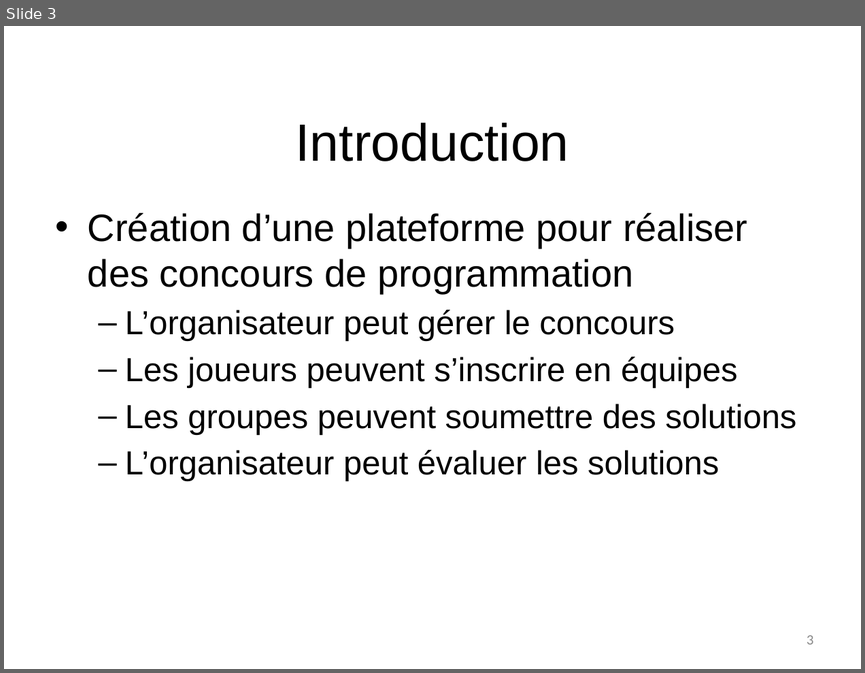
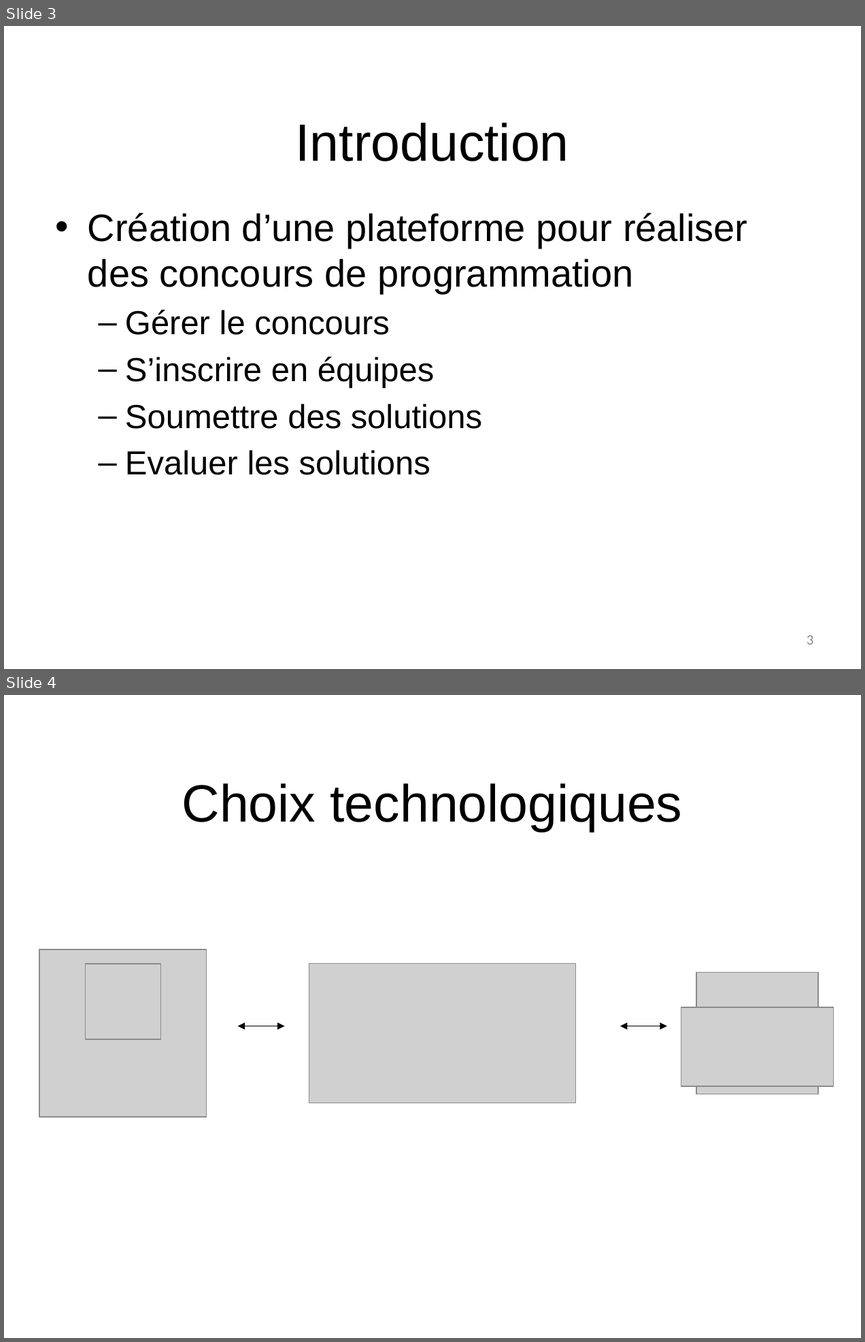
Before and after one commit to NicolasFuchs/Hashcode, a slide deck: Presentation/G6_presentation_intermediaire_fuchs_butty_rial.pptx. Shown one above the other, each under a label of ours: slide 3 before the commit, slides 3 and 4 after it. The pictures are 865x673 and 865x1342 pixels, drawn with LibreOffice and Linux fonts; fonts in the diff are those of the drawing; grey boxes stand for pictures; background and template pictures are left out. Boxes give left, top, right and bottom in pixels: in the first picture for what was removed or moved away, otherwise in the second. Text is boxed around its words. In the diff, an @@ line names an element or a change of style, - is before the commit and + after.

```diff
--- a/Presentation/G6_presentation_intermediaire_fuchs_butty_rial.pptx
+++ b/Presentation/G6_presentation_intermediaire_fuchs_butty_rial.pptx
@@ slide 4 added at [4, 695, 861, 1338], background #FFFFFF @@
@@ title added at [182, 783, 683, 831], 44 pt, text #000000 @@
+Choix technologiques
@@ picture added at [39, 949, 206, 1117] @@
@@ picture added at [86, 963, 161, 1038] @@
@@ picture added at [309, 963, 575, 1103] @@
@@ picture added at [696, 972, 818, 1093] @@
@@ picture added at [681, 1007, 834, 1086] @@
@@ double arrow added from (238, 1025) to (284, 1025), #000000 0.75 pt @@
@@ double arrow added from (620, 1025) to (667, 1025), #000000 0.75 pt @@
@@ slide 3 changed as well @@
@@ text at [125, 310, 482, 475]: text changed @@
-  – L’organisateur peut gérer le concours
-  – Les joueurs peuvent s’inscrire en équipes
-  – Les groupes peuvent soumettre des solutions
-  – L’organisateur peut évaluer les solutions
+  – Gérer le concours
+  – S’inscrire en équipes
+  – Soumettre des solutions
+  – Evaluer les solutions
```
Also in this commit, not shown: 2 other slides changed, 8 other slides added, 7 slides removed, 9 other files.
